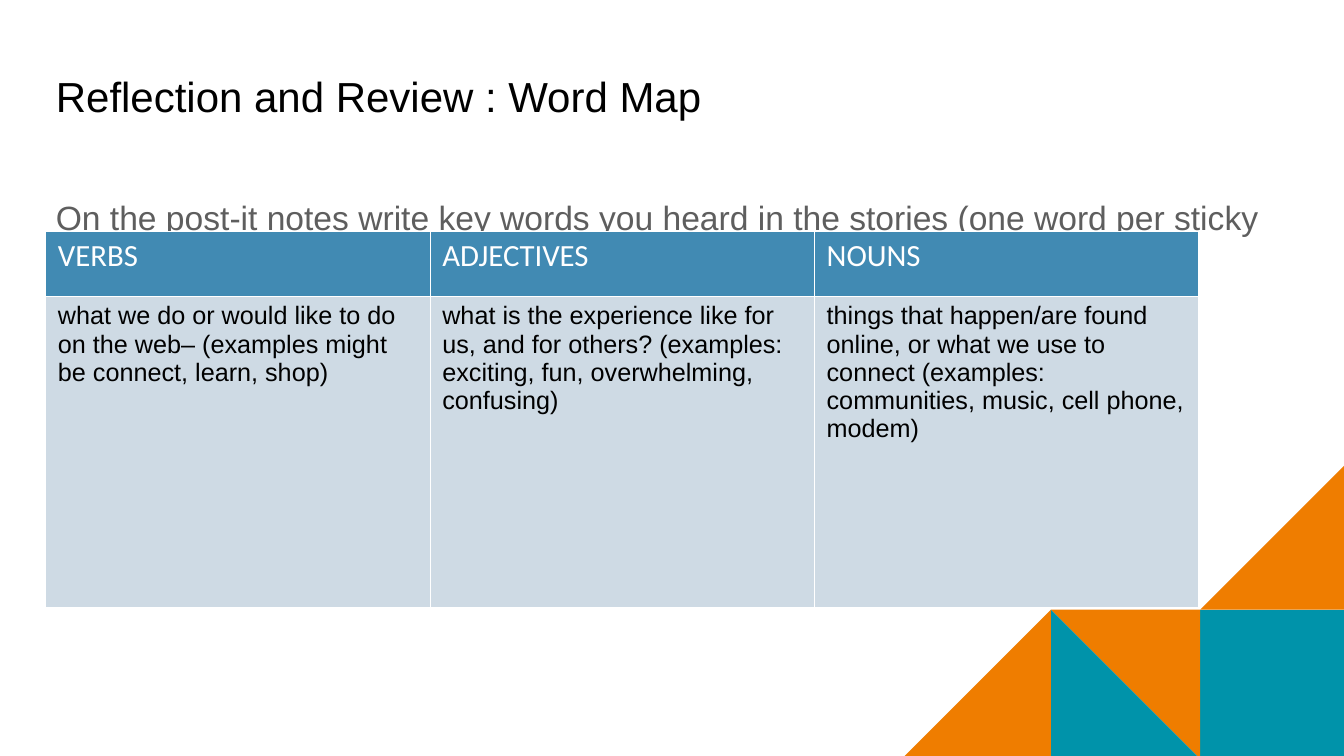
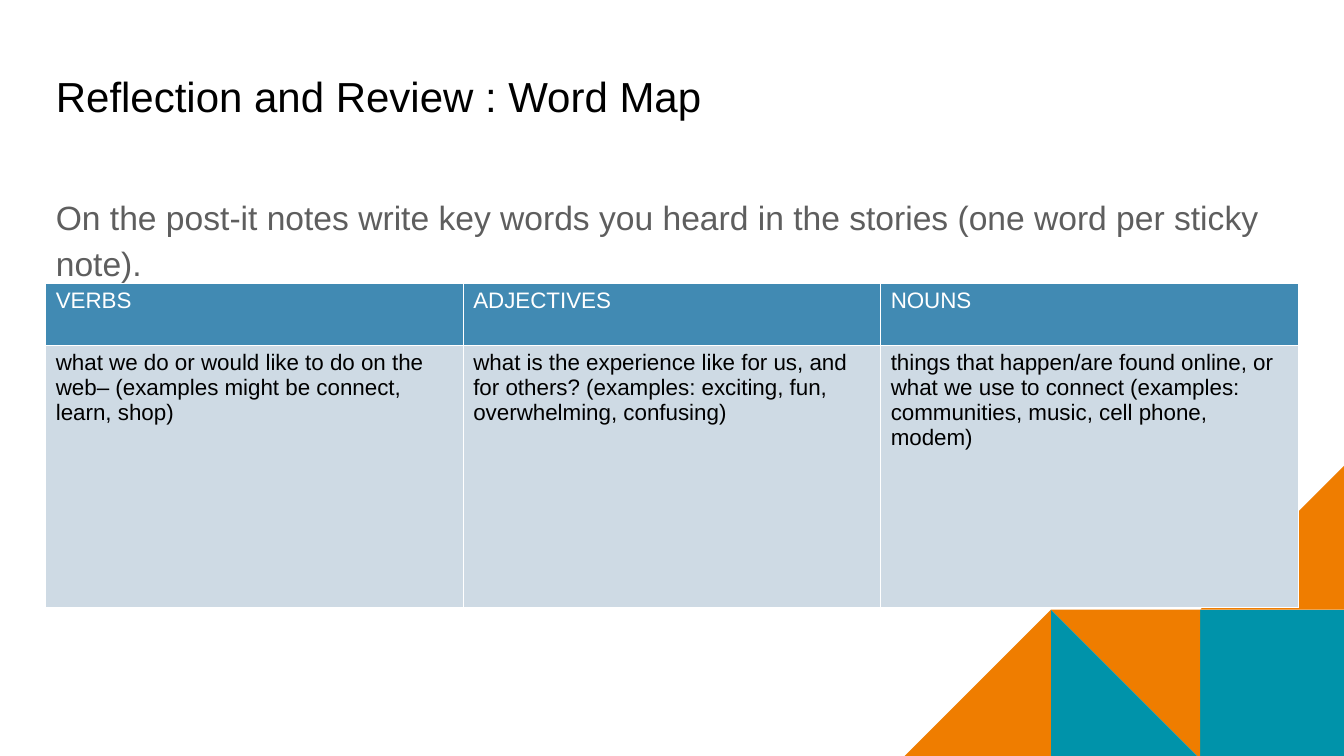
Before and after one commit to mr-eggleton/web-lit-core, a slide deck: slide 8 of final ppt/01-web-and-you.pptx. Drawn at 1344x756 pixels with LibreOffice and Linux fonts; fonts in the diff are those of the drawing; background and template pictures are left out. Boxes give left, top, right and bottom in pixels: in the first picture for what was removed or moved away, otherwise in the second. Text is boxed around its words. In the diff, an @@ line names an element or a change of style, - is before the commit and + after.

```diff
--- a/final ppt/01-web-and-you.pptx
+++ b/final ppt/01-web-and-you.pptx
@@ table at [45,283,1298,608] @@
@@ size 22 to 16 pt, font Calibri to Arial in "VERBS", "ADJECTIVES", "NOUNS" @@
@@ size 18 to 16 pt @@
@@ table: place and size @@
-table at [45,231,1198,608]
+table at [45,283,1298,608]
```
Also in this commit, not shown: 4 other slides changed, 2 slides added, 1 slide removed.
